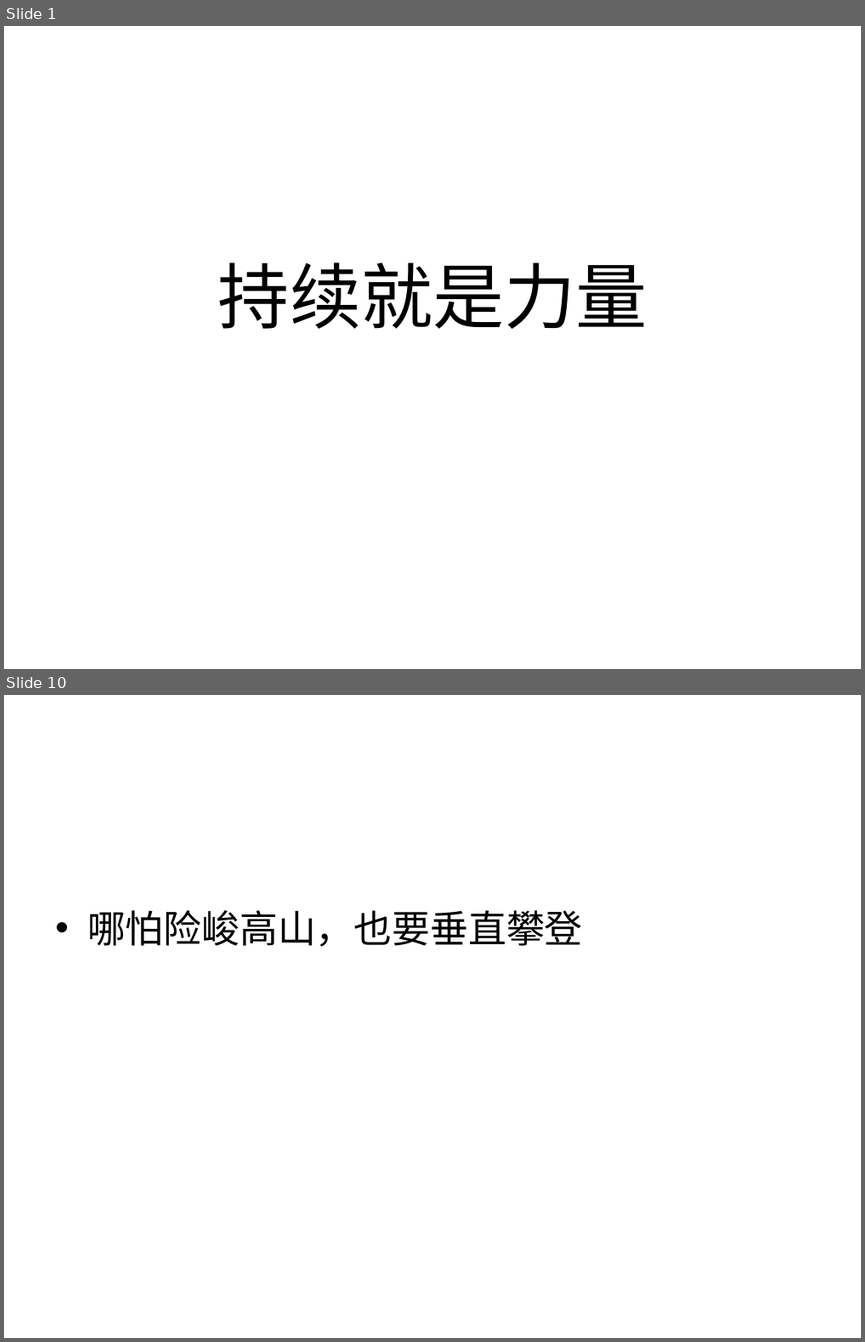
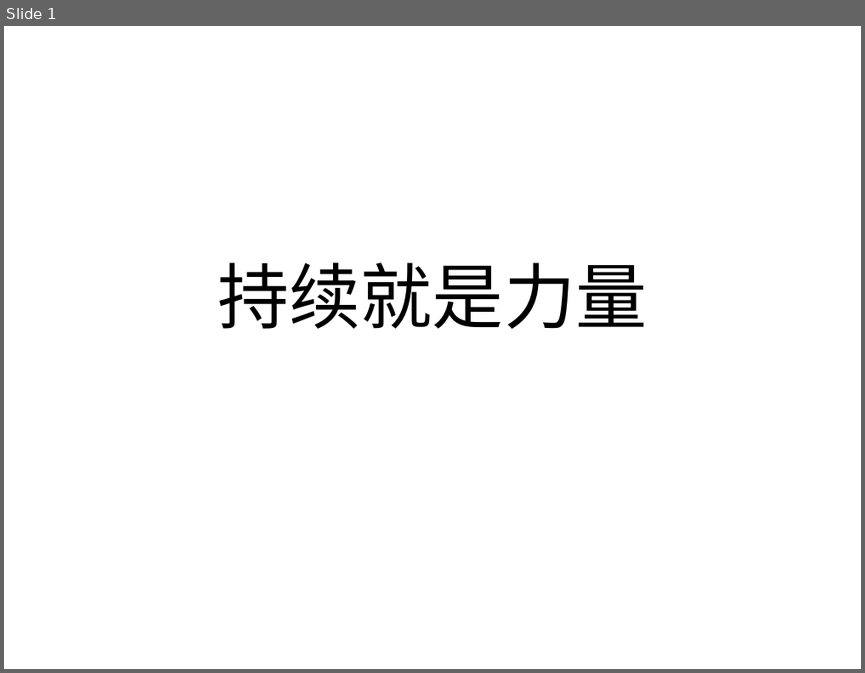
Before and after one commit to haolongzhangm/shell_my, a slide deck: unexeshell/tmp_use/bl.ppt. Shown one above the other, each under a label of ours: slides 1 and 10 before the commit, slide 1 after it; the slides between them are not shown. The pictures are 865x1342 and 865x673 pixels, drawn with LibreOffice and Linux fonts; fonts in the diff are those of the drawing. Boxes give left, top, right and bottom in pixels: in the first picture for what was removed or moved away, otherwise in the second. Text is boxed around its words. In the diff, an @@ line names an element or a change of style, - is before the commit and + after.

```diff
--- a/unexeshell/tmp_use/bl.ppt
+++ b/unexeshell/tmp_use/bl.ppt
@@ slide 10 removed at <box>4,695,861,1338</box>, background #FFFFFF @@
@@ text removed at <box>87,910,583,947</box> @@
-• 哪怕险峻高山，也要垂直攀登
```
Also in this commit, not shown: 2 slides changed, 6 other slides removed, 2 other files.
